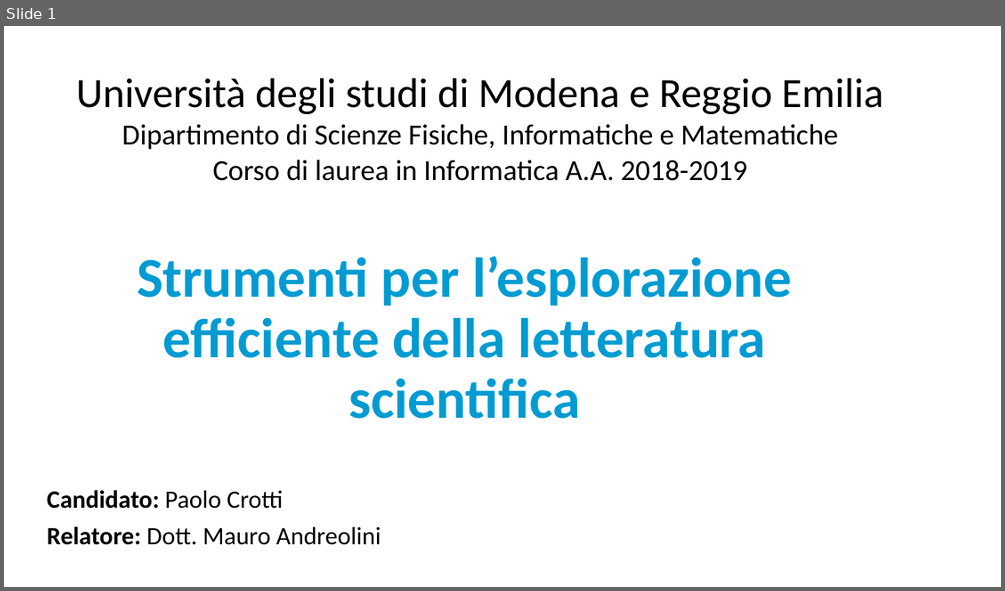
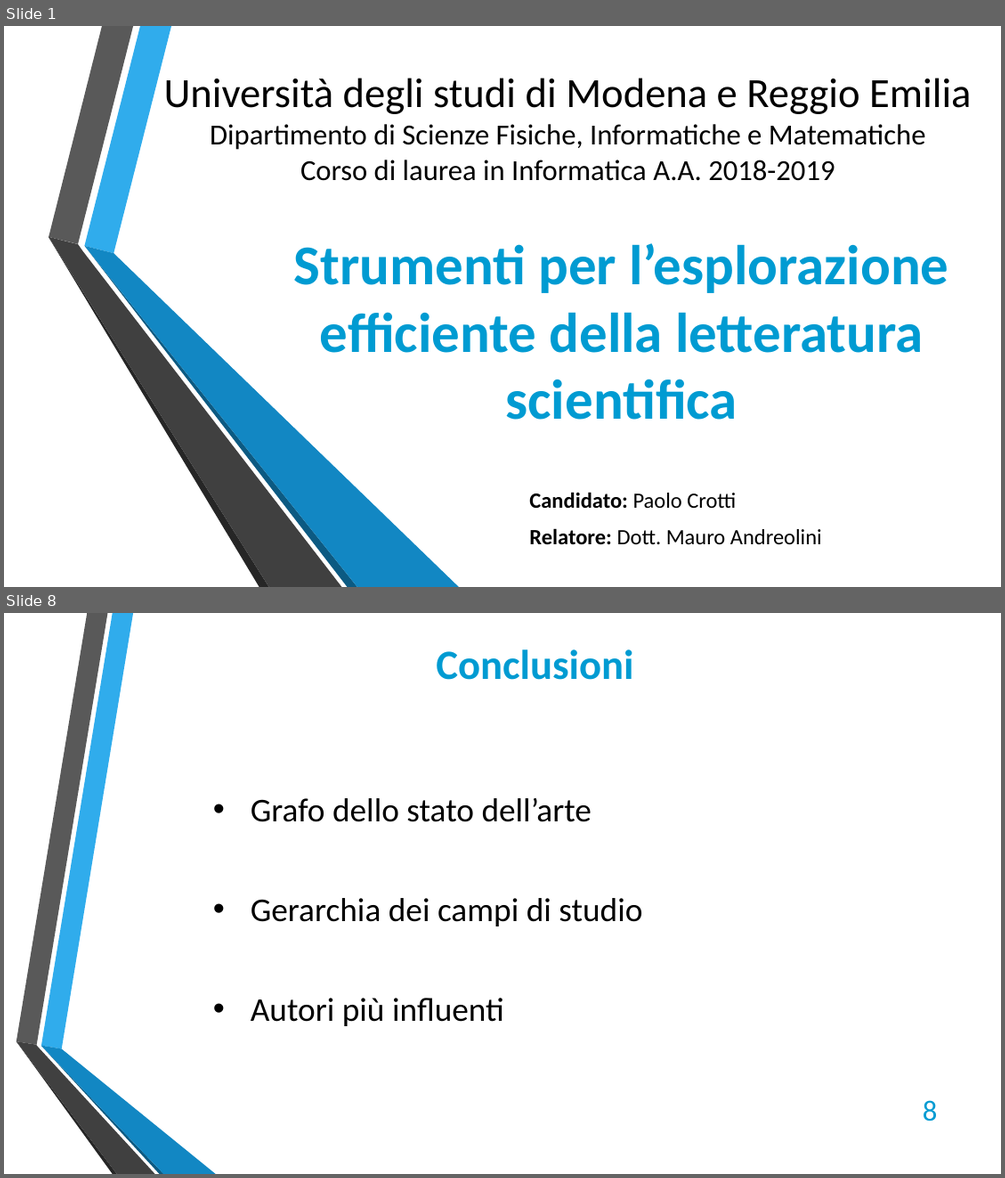
Before and after one commit to return55/lavoro, a slide deck: presentazione.pptx. Shown one above the other, each under a label of ours: slide 1 before the commit, slides 1 and 8 after it; the slides between them are not shown. The pictures are 1005x591 and 1005x1178 pixels, drawn with LibreOffice and Linux fonts; fonts in the diff are those of the drawing; background and template pictures are left out. Boxes give left, top, right and bottom in pixels: in the first picture for what was removed or moved away, otherwise in the second. Text is boxed around its words. In the diff, an @@ line names an element or a change of style, - is before the commit and + after.

```diff
--- a/presentazione.pptx
+++ b/presentazione.pptx
@@ slide 8 added at (x1=4, y1=613, x2=1001, y2=1174), background picture (left out) @@
@@ title added at (x1=436, y1=649, x2=633, y2=680), 40 pt, text #009BD2, bold @@
+Conclusioni
@@ text added at (x1=251, y1=798, x2=642, y2=1026), 32 pt, text #000000 @@
+• Grafo dello stato dell’arte
+• Gerarchia dei campi di studio
+• Autori più influenti
@@ group added at (x1=16, y1=613, x2=216, y2=1174): 6 freeform shapes @@
@@ page number added at (x1=922, y1=1100, x2=938, y2=1121), 28 pt, text #009BD2 @@
+8
@@ slide 1 changed as well @@
@@ text "Università degli studi di Modena ..." moved from (x1=76, y1=78, x2=883, y2=181) to (x1=164, y1=78, x2=971, y2=181) @@
@@ group added at (x1=48, y1=26, x2=460, y2=587): 6 freeform shapes @@
@@ title "Strumenti per l’esplorazione efficiente della ..." moved from (x1=137, y1=256, x2=792, y2=418) to (x1=293, y1=243, x2=948, y2=419) @@
@@ title "Strumenti per l’esplorazione efficiente della ..." at (x1=293, y1=243, x2=948, y2=419): line spacing 0.9 to 1 @@
@@ subtitle "Candidato: Paolo Crotti" moved from (x1=47, y1=490, x2=381, y2=545) to (x1=529, y1=491, x2=822, y2=545) @@
@@ subtitle "Candidato: Paolo Crotti" at (x1=529, y1=491, x2=822, y2=545): size 24 to 21 pt; line spacing 0.9 to 1 @@
```
Also in this commit, not shown: 1 other slide changed, 6 other slides added, 1 slide removed, 9 other files.
